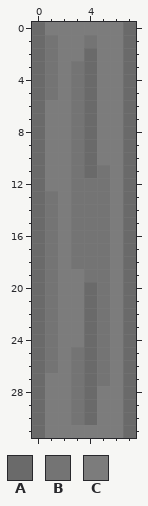
Edited in one commit: pixel-art file (Assets/Art/Aseprite/OfficeWallSide2.aseprite). The picture above is the old version.
8x32 pixels, 1 frame.
Palette (. is transparent): A #6a6a6a  B #747474  C #7c7c7c
Pixels before, first column x 0:
 0 ACCCCCCA
 1 ABCCBCCA
 2 ABCCACCA
 3 ABCBACCA
 4 ABCBACCA
 5 ABCBACCA
 6 ACCBACCA
 7 ACCBACCA
 8 ACCBACCA
 9 ACCBACCA
10 ACCBACCA
11 ACCBABCA
12 ACCBBBCA
13 ABCBBBCA
14 ABCBBBCA
15 ABCBBBCA
16 ABCBBBCA
17 ABCBBBCA
18 ABCBBBCA
19 ABCCBBCA
20 ABCCABCA
21 ABCCABCA
22 ABCCABCA
23 ABCCABCA
24 ABCCABCA
25 ABCBABCA
26 ABCBABCA
27 ACCBABCA
28 ACCBACCA
29 ACCBACCA
30 ACCBACCA
31 ACCCCCCA
Once edited:
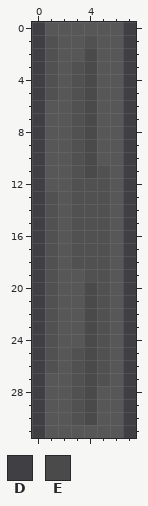
Colours new in this view: D #3f3f44  E #4a4a4a
Log entry: Office wall corner sections
The exact change:
Colour B changes from #747474 to #515151.
Colour C changes from #7c7c7c to #575757.
Colour A gives way to colour D in rows 0 to 31 at x 0 and 7.
Colour A gives way to colour E in rows 2 to 11 at x 4; in rows 20 to 30 at x 4.
Pixel boxes of the changes (left, top, right, bottom) in both pictures:
changed: (32, 22, 136, 438)
